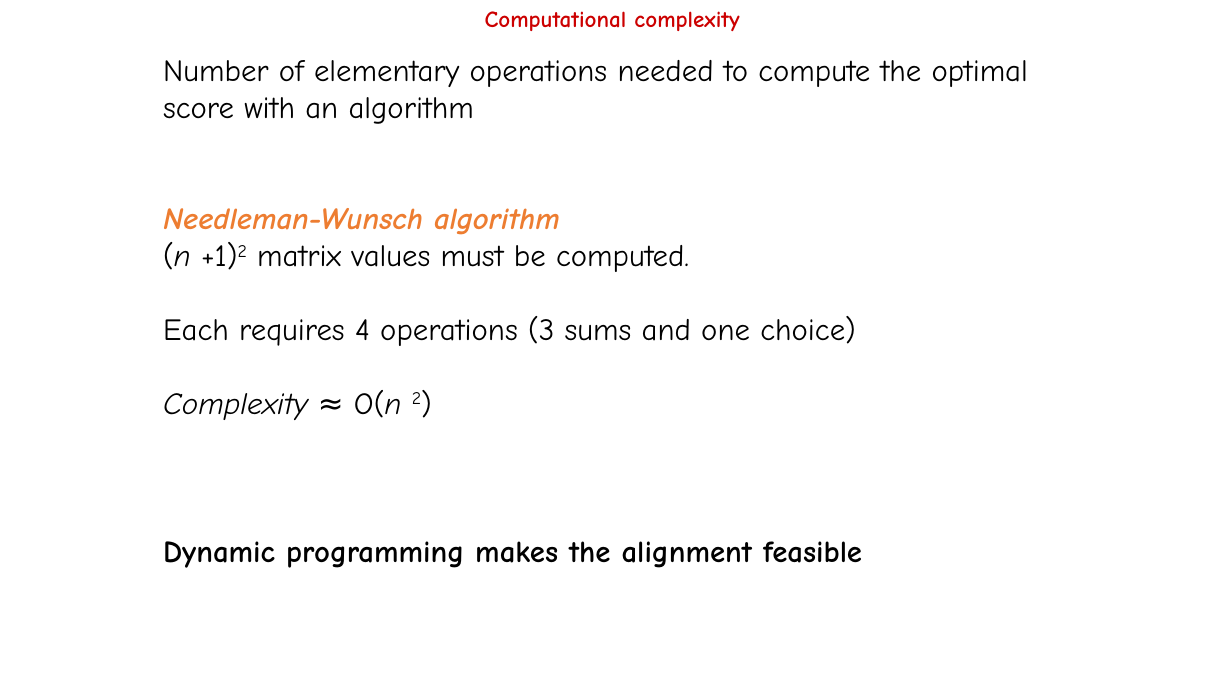
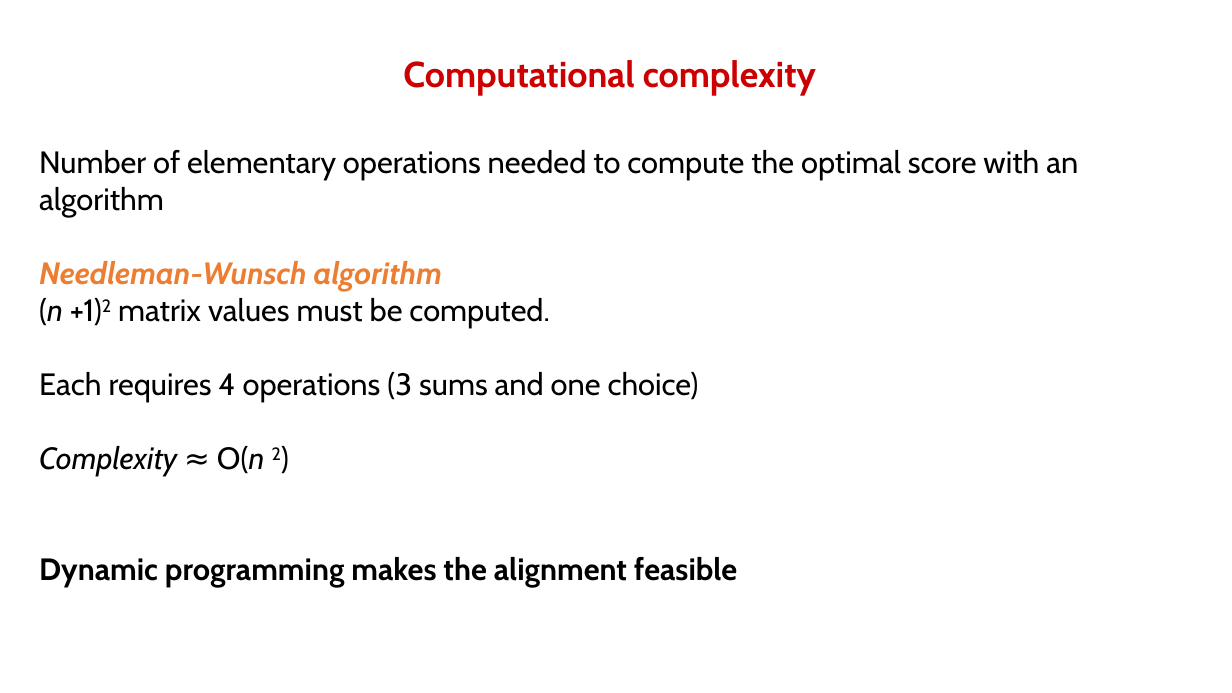
Before and after one commit to allegravia/programming-for-bioinformatics, a slide deck: slide 51 of slides/pairwise_alignment_needleman_wunsh.pptx. Drawn at 1232x693 pixels with LibreOffice and Linux fonts; fonts in the diff are those of the drawing. Boxes give left, top, right and bottom in pixels: in the first picture for what was removed or moved away, otherwise in the second. Text is boxed around its words. In the diff, an @@ line names an element or a change of style, - is before the commit and + after.

```diff
--- a/slides/pairwise_alignment_needleman_wunsh.pptx
+++ b/slides/pairwise_alignment_needleman_wunsh.pptx
@@ text "Computational complexity": place and size @@
-text "Computational complexity" at [485, 11, 739, 31]
+text "Computational complexity" at [403, 60, 816, 96]
@@ text "Computational complexity" at [403, 60, 816, 96]: size 18 to 28 pt, font Comic Neue to Cabin @@
@@ text "Number of elementary operations needed ...": place and size @@
-text "Number of elementary operations needed ..." at [163, 60, 1028, 568]
+text "Number of elementary operations needed ..." at [39, 150, 1078, 587]
@@ text "Number of elementary operations needed ..." at [39, 150, 1078, 587]: font Comic Neue to Cabin @@
```
Also in this commit, not shown: 7 other slides changed, 6 other files.
